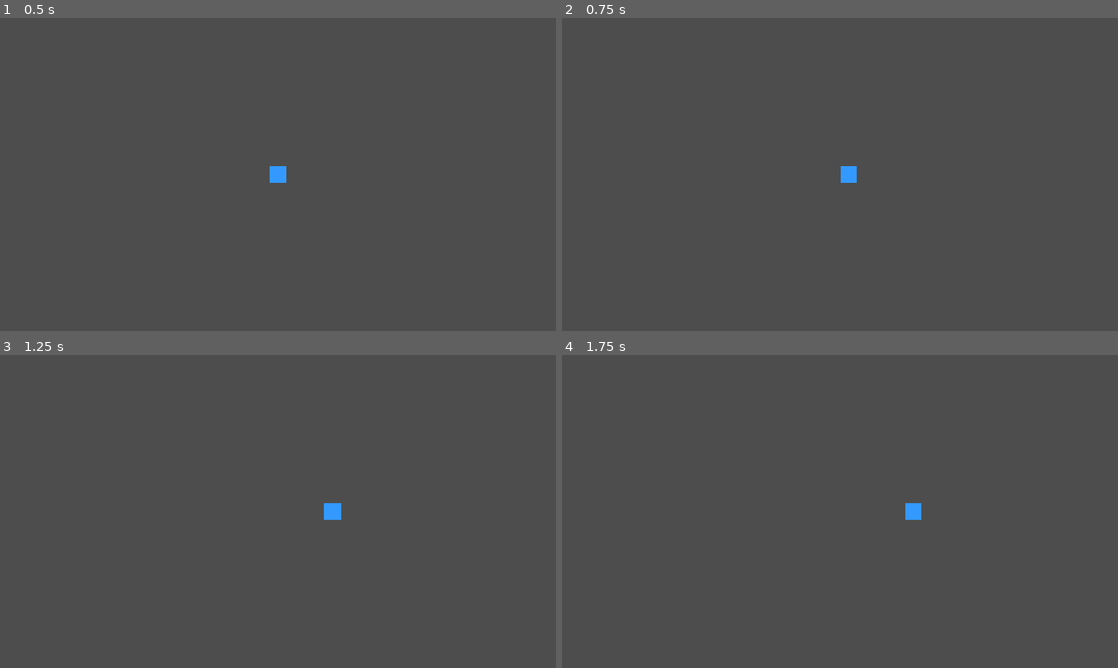
Above: before the commit, frames 1-4 (two rows, left to right).
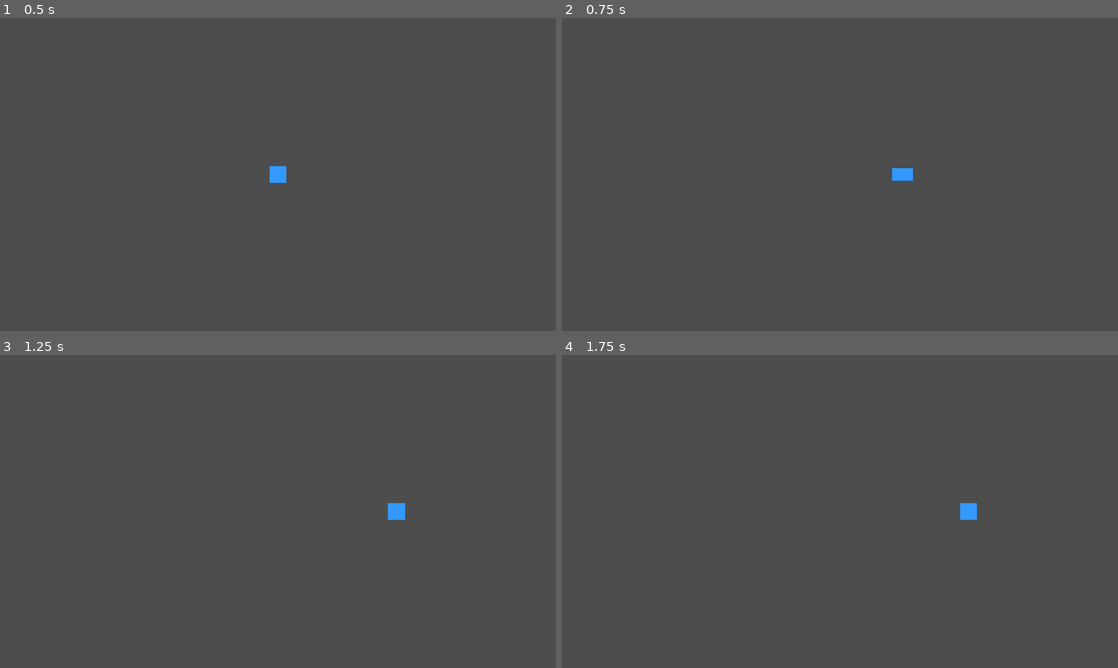
Above: after the commit, the same moments.

Repository: ketr4x/Motion
Game: Godot game, scene res://scenes/player.tscn
The game is run twice, just before and just after one commit, with the same random seed, the same clock (stepped at 60 frames per second) and the same inputs. This scene is started directly instead of the project's main scene.
Inputs (mouse positions are in pixels of both pictures, inside the frame that each line leads up to):
- Up to frame 1 (0.5 s): no input
- Up to frame 2 (0.75 s): tap Enter at 0.5 s; move the mouse to (962, 158) at 0.52 s; hold D (right) from 0.53 s (still down); hold Shift from 0.53 s (still down); click (962, 158) at 0.67 s
- Up to frame 3 (1.25 s): keep holding D (right); keep holding Shift
- Up to frame 4 (1.75 s): move the mouse to (728, 527) at 1.27 s; release D (right) at 1.28 s; release Shift at 1.28 s; hold Down from 1.28 s (still down); tap Shift at 1.35 s

Frame 1 is identical in both runs. In frame 2, 0.3% of the frame differs, in the area x 50-64%, y 47-53%; in frame 3, 0.3%, in the area x 58-73%, y 47-53%; in frame 4, 0.3%.

Commit message:
feat: implement dash mechanics and fix multiplayer synchronization

Diff:
--- a/project.godot
+++ b/project.godot
@@ -25,7 +25,6 @@
 window/size/resizable=false
 window/stretch/mode="canvas_items"
 window/stretch/aspect="expand"
-
 
 [editor]
 
--- a/scenes/oxygen_spot.tscn
+++ b/scenes/oxygen_spot.tscn
@@ -6,6 +6,11 @@
 
 [sub_resource type="RectangleShape2D" id="RectangleShape2D_ox"]
 size = Vector2(20, 20)
+
+[sub_resource type="SceneReplicationConfig" id="SceneReplicationConfig_ox"]
+properties/0/path = NodePath(".:position")
+properties/0/spawn = true
+properties/0/replication_mode = 1
 
 [node name="OxygenSpot" type="Area2D"]
 collision_layer = 8
@@ -19,3 +24,6 @@
 
 [node name="CollisionShape2D" type="CollisionShape2D" parent="."]
 shape = SubResource("RectangleShape2D_ox")
+
+[node name="MultiplayerSynchronizer" type="MultiplayerSynchronizer" parent="."]
+replication_config = SubResource("SceneReplicationConfig_ox")
--- a/scenes/shoal_of_fish.tscn
+++ b/scenes/shoal_of_fish.tscn
@@ -4,6 +4,11 @@
 
 [sub_resource type="RectangleShape2D" id="RectangleShape2D_shoal"]
 size = Vector2(300, 120)
+
+[sub_resource type="SceneReplicationConfig" id="SceneReplicationConfig_shoal"]
+properties/0/path = NodePath(".:position")
+properties/0/spawn = true
+properties/0/replication_mode = 1
 
 [node name="ShoalOfFish" type="Area2D"]
 collision_layer = 4
@@ -12,3 +17,6 @@
 
 [node name="CollisionShape2D" type="CollisionShape2D" parent="."]
 shape = SubResource("RectangleShape2D_shoal")
+
+[node name="MultiplayerSynchronizer" type="MultiplayerSynchronizer" parent="."]
+replication_config = SubResource("SceneReplicationConfig_shoal")
--- a/scenes/spike.tscn
+++ b/scenes/spike.tscn
@@ -6,6 +6,11 @@
 
 [sub_resource type="RectangleShape2D" id="RectangleShape2D_spike"]
 size = Vector2(24, 24)
+
+[sub_resource type="SceneReplicationConfig" id="SceneReplicationConfig_spike"]
+properties/0/path = NodePath(".:position")
+properties/0/spawn = true
+properties/0/replication_mode = 1
 
 [node name="Spike" type="Area2D"]
 collision_layer = 4
@@ -19,3 +24,6 @@
 
 [node name="CollisionShape2D" type="CollisionShape2D" parent="."]
 shape = SubResource("RectangleShape2D_spike")
+
+[node name="MultiplayerSynchronizer" type="MultiplayerSynchronizer" parent="."]
+replication_config = SubResource("SceneReplicationConfig_spike")
--- a/scripts/player.gd
+++ b/scripts/player.gd
@@ -10,6 +10,17 @@
 @export var camera_zoom: Vector2 = Vector2(1.7, 1.7)
 @export var horizontal_boundary: float = 300.0
 var is_dead: bool = false
+
+@export var dash_speed: float = 380.0
+@export var dash_duration: float = 0.22
+@export var dash_cooldown: float = 0.6
+@export var dash_oxygen_cost: float = 12.0
+
+var is_dashing: bool = false
+var dash_timer: float = 0.0
+var dash_cooldown_timer: float = 0.0
+var dash_dir: Vector2 = Vector2.ZERO
+var was_shift_pressed: bool = false
 
 @onready var camera: Camera2D = $Camera2D
 @onready var sprite: Sprite2D = $Sprite2D
@@ -36,9 +47,21 @@
 		return
 
 	if not is_multiplayer_authority():
-		move_and_slide()
-		position.x = clamp(position.x, -horizontal_boundary, horizontal_boundary)
 		return
+
+	if dash_cooldown_timer > 0.0:
+		dash_cooldown_timer -= delta
+
+	if is_dashing:
+		dash_timer -= delta
+		if dash_timer <= 0.0:
+			is_dashing = false
+			velocity = dash_dir * speed
+		else:
+			velocity = dash_dir * dash_speed
+			move_and_slide()
+			position.x = clamp(position.x, -horizontal_boundary, horizontal_boundary)
+			return
 
 	var input_dir = Vector2.ZERO
 
@@ -52,6 +75,30 @@
 		input_dir.y = 1
 
 	input_dir = input_dir.normalized()
+
+	var is_shift_pressed = Input.is_key_pressed(KEY_SHIFT)
+	var just_pressed_shift = is_shift_pressed and not was_shift_pressed
+	was_shift_pressed = is_shift_pressed
+
+	if just_pressed_shift and dash_cooldown_timer <= 0.0:
+		var d_dir = input_dir
+		if d_dir == Vector2.ZERO:
+			d_dir = Vector2.LEFT if sprite.flip_h else Vector2.RIGHT
+
+		if oxygen > 0.0:
+			oxygen = max(0.0, oxygen - dash_oxygen_cost)
+			is_dashing = true
+			dash_timer = dash_duration
+			dash_cooldown_timer = dash_cooldown
+			dash_dir = d_dir
+			velocity = dash_dir * dash_speed
+
+			move_and_slide()
+			position.x = clamp(position.x, -horizontal_boundary, horizontal_boundary)
+
+			if oxygen <= 0.0:
+				die()
+			return
 
 	if input_dir != Vector2.ZERO:
 		velocity = velocity.lerp(input_dir * speed, 0.1)
@@ -113,6 +160,14 @@
 				camera.global_position.x = 0
 				camera.global_position.y = lerp(camera.global_position.y, survivor.global_position.y, 5.0 * delta)
 
+	if velocity.length() > speed * 1.3 and not is_dead:
+		if abs(velocity.x) > abs(velocity.y):
+			sprite.scale = Vector2(26.0, 15.0)
+		else:
+			sprite.scale = Vector2(15.0, 26.0)
+	else:
+		sprite.scale = Vector2(20.0, 20.0)
+
 func get_survivor() -> CharacterBody2D:
 	var parent = get_parent()
 	if not parent:
--- a/scripts/shoal_of_fish.gd
+++ b/scripts/shoal_of_fish.gd
@@ -27,11 +27,10 @@
 
 func _process(delta: float) -> void:
 	time_passed += delta
-	position.x += speed * delta
-
-	if multiplayer.is_server() and position.x > 700:
-		queue_free()
-
+	if multiplayer.is_server():
+		position.x += speed * delta
+		if position.x > 700:
+			queue_free()
 	queue_redraw()
 
 func _physics_process(delta: float) -> void:
